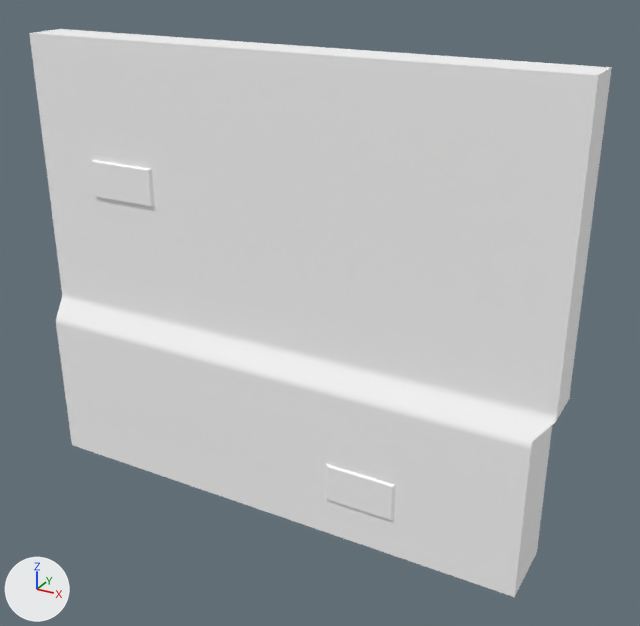
An edit to the FBX model Team Seven Project/Assets/Meshes/Env_Wall_04.fbx, drawn before and after from the same camera.
Both versions are drawn from a camera (50 mm lens) standing at (0.85, -3.81, 3.15) and looking at (-1.27, 0.06, 1.22). The axes (+X, +Y, +Z) are drawn at lower left. The lights are the same throughout. Where no turn or scale is listed for an object, it has been applied to the vertices.

Before the edit, the objects in view are built like this:
```python
me_mesh = bpy.data.meshes.new('Mesh')
me_mesh.from_pydata(...)  # 184 vertices, 364 faces; spans x -3.0..0.08, y -0.21..0.2, z 0.0..2.6
me_mesh.materials.append(mat_walls)  # its picture is missing
ob_env_wall_04 = bpy.data.objects.new('Env_Wall_04', me_mesh)
ob_env_wall_04.location = (0.0, 0.0, 0.0)
```
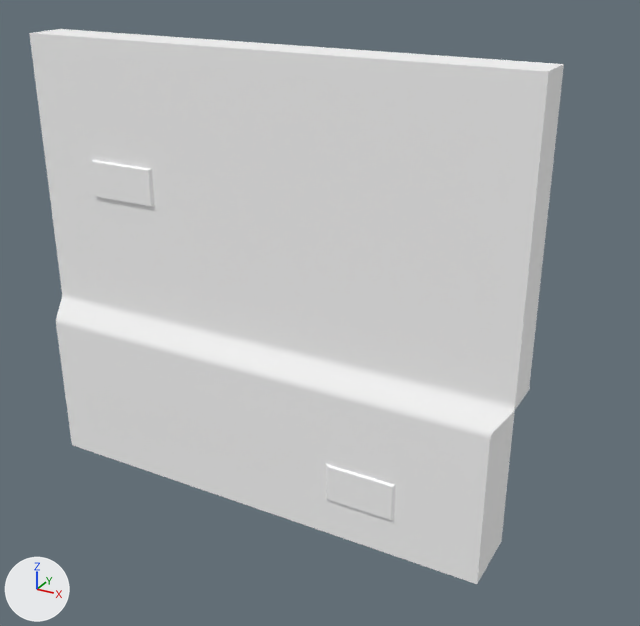
The newer file is also turned or shifted as a whole; pictures and numbers use the older file's frame.

Patch to the scene script:
```diff
--- a/Team Seven Project/Assets/Meshes/Env_Wall_04.fbx.py
+++ b/Team Seven Project/Assets/Meshes/Env_Wall_04.fbx.py
@@ me_mesh @@
 me_mesh.from_pydata(...)  # 184 vertices, 364 faces; spans x -3.0..0.08, y -0.21..0.2, z 0.0..2.6
 # used by ob_env_wall_04; location = (0.0, 0.0, 0.0)
+# me_mesh part 1: all 36 vertices in x 0.0..0.08, y -0.2..0.2, z 0.0..2.6 are moved by (-0.2, 0.0, 0.0)
 me_mesh.materials.append(mat_walls)
```

Pixel boxes (x1, y1, x2, y2) of what changed, in the pictures (640 x 626 px; the box of a moved part takes in the faces that stretch with it):
'Env_Wall_04', reshaped (8% narrower)
    before: (29, 29, 612, 597)
    after: (29, 29, 564, 584)
part 1 of me_mesh, moved or reshaped
    before: (393, 56, 612, 597)
    after: (393, 56, 564, 584)
